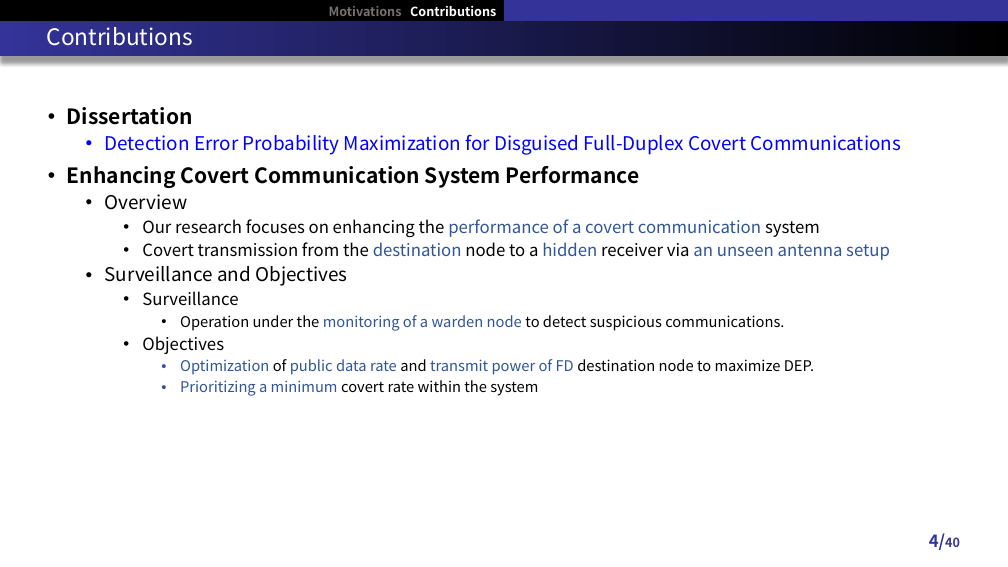
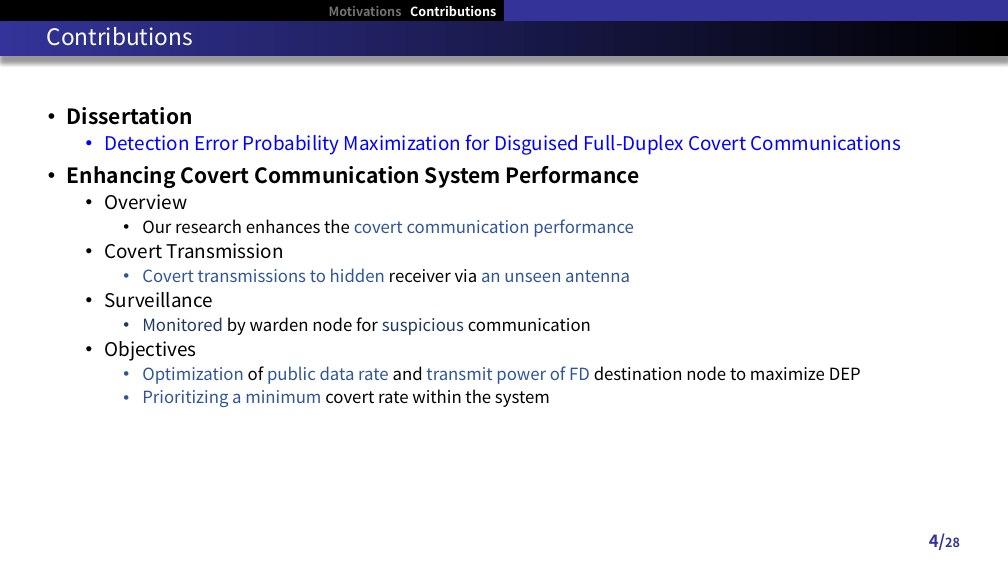
Before and after one commit to RefatHanbat/Presentation-of-SDM, a slide deck: slide 4 of New Problem/Thesis Defense slide.pptx. Drawn at 1008x567 pixels with LibreOffice and Linux fonts; fonts in the diff are those of the drawing. Boxes give left, top, right and bottom in pixels: in the first picture for what was removed or moved away, otherwise in the second. Text is boxed around its words. In the diff, an @@ line names an element or a change of style, - is before the commit and + after.

```diff
--- a/New Problem/Thesis Defense slide.pptx
+++ b/New Problem/Thesis Defense slide.pptx
@@ text at box(105, 219, 634, 283): text changed; text colour #000000 to #2F5597 @@
-    • Our research focuses on enhancing the performance of a covert communication system
-    • Covert transmission from the destination node to a hidden receiver via an unseen antenna setup
-  • Surveillance and Objectives
+    • Our research enhances the covert communication performance
+  • Covert Transmission
+    • Covert transmissions to hidden receiver via an unseen antenna
@@ text at box(105, 292, 550, 407): size 16 to 18 pt in "Surveillance", "Objectives"; size 14 to 16 pt in "Prioritizing a minimum covert rate within the ..."; list level 3 to 2 in "Surveillance"; list level 3 to 2 in "Objectives"; list level 4 to 3 in "Prioritizing a minimum covert rate ..." @@
@@ text at box(142, 317, 591, 335): text changed; size 14 to 16 pt @@
-      • Operation under the monitoring of a warden node to detect suspicious communications.
+    • Monitored by warden node for suspicious communication
@@ text at box(142, 366, 861, 384): text changed; size 14 to 16 pt @@
-      • Optimization of public data rate and transmit power of FD destination node to maximize DEP.
+    • Optimization of public data rate and transmit power of FD destination node to maximize DEP
@@ page number at box(929, 533, 960, 550): text changed @@
-4/40
+4/28
```
Also in this commit, not shown: 7 other slides changed, 24 slides removed, 1 other file.
